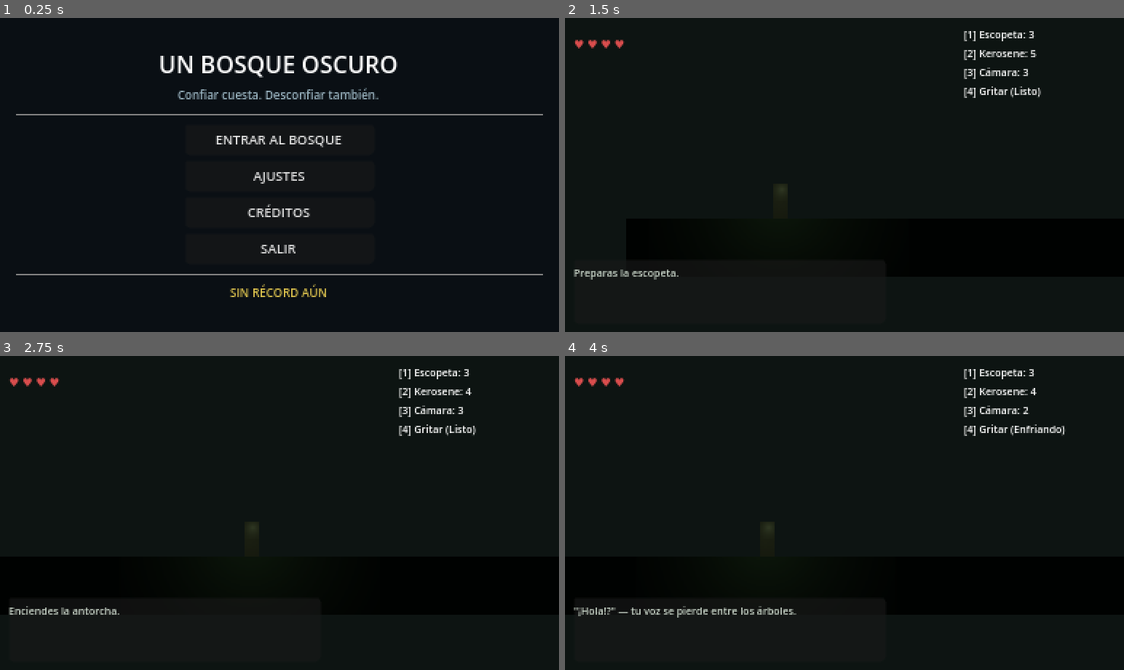
Above: before the commit, frames 1-4 (two rows, left to right).
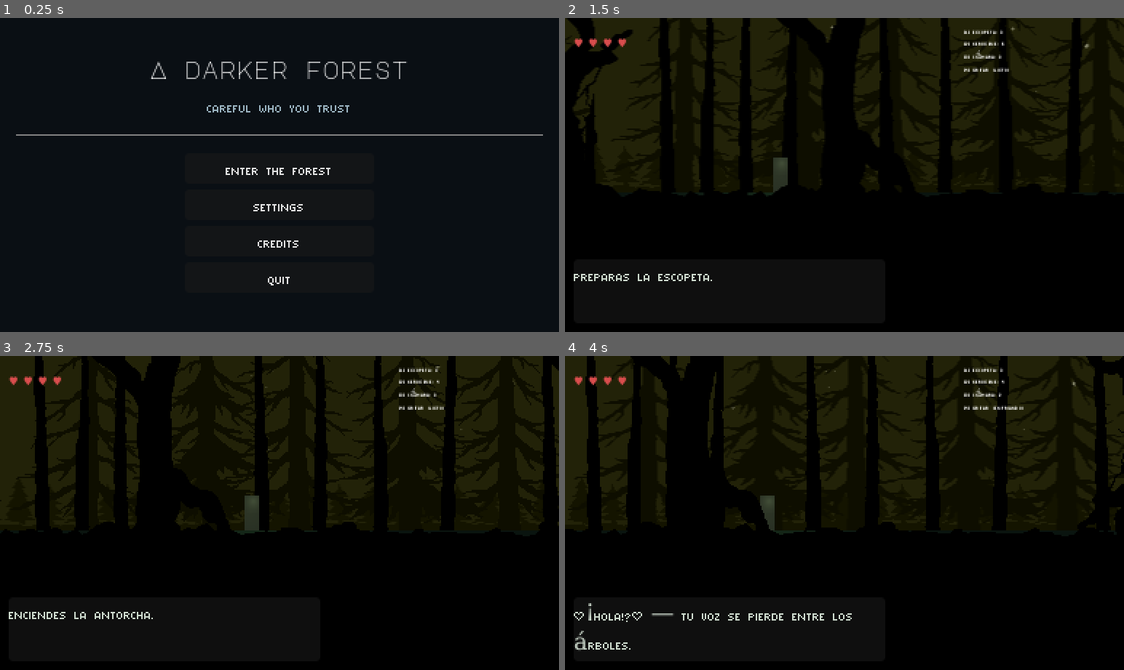
Above: after the commit, the same moments.

Repository: NeoRaptor/a-darker-forest
Game: Godot game, scene res://scenes/ui/main_menu.tscn
The game is run twice, just before and just after one commit, with the same random seed, the same clock (stepped at 60 frames per second) and the same inputs.
Inputs:
- Up to frame 1 (0.25 s): no input
- Up to frame 2 (1.5 s): click "ENTRAR AL BOSQUE" (after the commit: "enter the forest") at 0.5 s; tap Enter at 1.25 s; hold Right (ui_right) from 1.28 s (still down); tap 1 at 1.35 s
- Up to frame 3 (2.75 s): keep holding Right (ui_right); tap 2 at 2.1 s
- Up to frame 4 (4 s): release Right (ui_right) at 2.78 s; hold Left (ui_left) 2.78-3.53 s; tap 3 at 2.85 s; hold Right (ui_right) from 3.53 s (still down); tap 4 at 3.6 s

The runs differ from the first frame. In frame 1, 5.1% of the frame differs, in the area x 2-98%, y 12-89%; in frame 2, 2.1%; in frame 3, 2.0%; in frame 4, 2.7%.

Commit message:
mejoras de ui y graficos

Diff:
--- /dev/null
+++ b/assets/fonts/main_theme.tres
@@ -0,0 +1,6 @@
+[gd_resource type="Theme" load_steps=2 format=3]
+
+[ext_resource type="FontFile" path="res://assets/fonts/mago2.ttf" id="1_mago2"]
+
+[resource]
+default_font = ExtResource("1_mago2")
--- a/project.godot
+++ b/project.godot
@@ -24,6 +24,10 @@
 GameManager="*res://scripts/autoload/game_manager.gd"
 SettingsManager="*res://scripts/autoload/settings_manager.gd"
 
+[gui]
+
+theme/custom="res://assets/fonts/main_theme.tres"
+
 [display]
 
 window/size/viewport_width=384
@@ -35,8 +39,8 @@
 
 [rendering]
 
-textures/canvas_textures/default_texture_filter=0
+textures/canvas_textures/default_texture_filter=1
 renderer/rendering_method="gl_compatibility"
 renderer/rendering_method.mobile="gl_compatibility"
-2d/snap/snap_2d_transforms_to_pixel=true
-2d/snap/snap_2d_vertices_to_pixel=true
+2d/snap/snap_2d_transforms_to_pixel=false
+2d/snap/snap_2d_vertices_to_pixel=false
--- a/scenes/game/level_1.tscn
+++ b/scenes/game/level_1.tscn
@@ -1,20 +1,19 @@
 [gd_scene format=3 uid="uid://ynen1r3wdt2x"]
 
 [ext_resource type="Script" uid="uid://yo5o7mptt1eh" path="res://scripts/game/level_1.gd" id="1_level_1"]
-[ext_resource type="PackedScene" path="res://scenes/game/parallax_background.tscn" id="2_parallax"]
+[ext_resource type="PackedScene" uid="uid://bwysjv7vygmp" path="res://scenes/game/parallax_background.tscn" id="2_parallax"]
 [ext_resource type="PackedScene" path="res://scenes/game/player.tscn" id="3_player"]
+[ext_resource type="FontFile" uid="uid://bphbnuwhri1vg" path="res://assets/fonts/mago2.ttf" id="4_76t5s"]
 [ext_resource type="PackedScene" path="res://scenes/ui/pause_menu.tscn" id="4_pause_menu"]
 
 [sub_resource type="RectangleShape2D" id="RectangleShape2D_ground"]
-size = Vector2(2500, 40)
+size = Vector2(2780, 40)
 
 [node name="Level1" type="Node2D" unique_id=1327072676]
 script = ExtResource("1_level_1")
+ground_surface_y = 162.0
 
 [node name="ParallaxBackground" parent="." unique_id=1430417536 instance=ExtResource("2_parallax")]
-
-[node name="CanvasModulate" type="CanvasModulate" parent="." unique_id=1501217112]
-color = Color(0.06, 0.1, 0.08, 1)
 
 [node name="Environment" type="Node2D" parent="." unique_id=82380979]
 
@@ -22,10 +21,11 @@
 position = Vector2(1200, 200)
 
 [node name="CollisionShape2D" type="CollisionShape2D" parent="Environment/ForestPath" unique_id=340608468]
+position = Vector2(-140, 0)
 shape = SubResource("RectangleShape2D_ground")
 
 [node name="GroundColor" type="ColorRect" parent="Environment/ForestPath" unique_id=684029315]
-offset_left = -1250.0
+offset_left = -1529.0
 offset_top = -20.0
 offset_right = 1250.0
 offset_bottom = 20.0
@@ -35,6 +35,7 @@
 position = Vector2(40, 180)
 
 [node name="HUD" type="CanvasLayer" parent="." unique_id=1405003298]
+layer = 10
 
 [node name="TopLeftUI" type="MarginContainer" parent="HUD" unique_id=1798032442]
 offset_right = 120.0
@@ -70,7 +71,8 @@
 custom_minimum_size = Vector2(200, 36)
 layout_mode = 2
 theme_override_colors/font_color = Color(0.8, 0.85, 0.8, 1)
-theme_override_font_sizes/font_size = 7
+theme_override_fonts/font = ExtResource("4_76t5s")
+theme_override_font_sizes/font_size = 16
 text = "Avanzas por el bosque en penumbras. Escuchas el crujido de hojas distantes..."
 autowrap_mode = 2
 
--- a/scenes/game/parallax_background.tscn
+++ b/scenes/game/parallax_background.tscn
@@ -1,9 +1,11 @@
-[gd_scene load_steps=2 format=3 uid="uid://parallax_bg_01"]
+[gd_scene load_steps=5 format=3 uid="uid://bwysjv7vygmp"]
 
-[sub_resource type="StyleBoxFlat" id="StyleBoxFlat_sky"]
-bg_color = Color(0.04, 0.07, 0.06, 1)
+[ext_resource type="Texture2D" uid="uid://eihctx4eflbj" path="res://assets/parallax/adrkf_bg_1.png" id="1_376vt"]
+[ext_resource type="Texture2D" uid="uid://0prgktmkfpa6" path="res://assets/parallax/adrkf_bg_2.png" id="2_a6rkr"]
+[ext_resource type="Texture2D" uid="uid://blhcabc5gm3c2" path="res://assets/parallax/adrkf_bg_3.png" id="3_y1mjo"]
+[ext_resource type="Texture2D" uid="uid://dyavluldfkcrm" path="res://assets/parallax/adrkf_bg_4.png" id="4_fay3q"]
 
-[node name="ParallaxBackground" type="ParallaxBackground"]
+[node name="ParallaxBackground" type="Node2D"]
 
 [node name="SkyBackground" type="CanvasLayer" parent="."]
 layer = -100
@@ -16,43 +18,40 @@
 grow_vertical = 2
 color = Color(0.05, 0.08, 0.07, 1)
 
-[node name="Layer1_Far" type="ParallaxLayer" parent="."]
+[node name="Background" type="ParallaxBackground" parent="."]
+layer = -1
+
+[node name="Layer1_Far" type="ParallaxLayer" parent="Background"]
 motion_scale = Vector2(0.1, 0)
-motion_mirroring = Vector2(384, 0)
+motion_mirroring = Vector2(1152, 0)
 
-[node name="TreesFar" type="ColorRect" parent="Layer1_Far"]
-offset_top = 40.0
-offset_right = 384.0
-offset_bottom = 216.0
-color = Color(0.08, 0.13, 0.1, 0.8)
+[node name="TreesFar" type="Sprite2D" parent="Background/Layer1_Far"]
+texture = ExtResource("1_376vt")
+centered = false
 
-[node name="Layer2_MidFar" type="ParallaxLayer" parent="."]
+[node name="Layer2_MidFar" type="ParallaxLayer" parent="Background"]
 motion_scale = Vector2(0.3, 0)
-motion_mirroring = Vector2(384, 0)
+motion_mirroring = Vector2(1152, 0)
 
-[node name="TreesMidFar" type="ColorRect" parent="Layer2_MidFar"]
-offset_top = 80.0
-offset_right = 384.0
-offset_bottom = 216.0
-color = Color(0.07, 0.16, 0.12, 0.9)
+[node name="TreesMidFar" type="Sprite2D" parent="Background/Layer2_MidFar"]
+texture = ExtResource("2_a6rkr")
+centered = false
 
-[node name="Layer3_MidNear" type="ParallaxLayer" parent="."]
+[node name="Layer3_MidNear" type="ParallaxLayer" parent="Background"]
 motion_scale = Vector2(0.6, 0)
-motion_mirroring = Vector2(384, 0)
+motion_mirroring = Vector2(1152, 0)
 
-[node name="TreesMidNear" type="ColorRect" parent="Layer3_MidNear"]
-offset_top = 130.0
-offset_right = 384.0
-offset_bottom = 216.0
-color = Color(0.05, 0.14, 0.09, 1)
+[node name="TreesMidNear" type="Sprite2D" parent="Background/Layer3_MidNear"]
+texture = ExtResource("3_y1mjo")
+centered = false
 
-[node name="Layer4_Foreground" type="ParallaxLayer" parent="."]
-layer = 10
+[node name="Foreground" type="ParallaxBackground" parent="."]
+layer = 1
+
+[node name="Layer4_Foreground" type="ParallaxLayer" parent="Foreground"]
 motion_scale = Vector2(1.2, 0)
-motion_mirroring = Vector2(384, 0)
+motion_mirroring = Vector2(1152, 0)
 
-[node name="Fog" type="ColorRect" parent="Layer4_Foreground"]
-offset_top = 180.0
-offset_right = 384.0
-offset_bottom = 216.0
-color = Color(0.03, 0.09, 0.06, 0.35)
+[node name="TreesForeground" type="Sprite2D" parent="Foreground/Layer4_Foreground"]
+texture = ExtResource("4_fay3q")
+centered = false
--- a/scenes/game/player.tscn
+++ b/scenes/game/player.tscn
@@ -55,7 +55,7 @@
 [node name="Camera2D" type="Camera2D" parent="."]
 unique_name_in_owner = true
 position = Vector2(60, -30)
-process_callback = 0
+process_callback = 1
 position_smoothing_enabled = true
 position_smoothing_speed = 6.0
 drag_horizontal_enabled = true
--- a/scenes/ui/credits_menu.tscn
+++ b/scenes/ui/credits_menu.tscn
@@ -1,6 +1,7 @@
-[gd_scene load_steps=2 format=3 uid="uid://credits_menu_scene_01"]
+[gd_scene load_steps=3 format=3 uid="uid://credits_menu_scene_01"]
 
 [ext_resource type="Script" path="res://scripts/ui/credits_menu.gd" id="1_credits_menu"]
+[ext_resource type="FontFile" path="res://assets/fonts/BitcountGridSingle_Roman-Light.ttf" id="2_bitcount"]
 
 [node name="CreditsMenu" type="Control"]
 layout_mode = 3
@@ -49,6 +50,7 @@
 [node name="CreditsText" type="Label" parent="MarginContainer/VBoxContainer"]
 layout_mode = 2
 theme_override_colors/font_color = Color(0.8, 0.85, 0.9, 1)
+theme_override_fonts/font = ExtResource("2_bitcount")
 theme_override_font_sizes/font_size = 8
 text = "UN BOSQUE OSCURO
 
--- a/scenes/ui/main_menu.tscn
+++ b/scenes/ui/main_menu.tscn
@@ -1,8 +1,10 @@
-[gd_scene load_steps=2 format=3 uid="uid://main_menu_scene_01"]
+[gd_scene format=3 uid="uid://btyfqd2lhtn5t"]
 
-[ext_resource type="Script" path="res://scripts/ui/main_menu.gd" id="1_main_menu"]
+[ext_resource type="Script" uid="uid://dmgf1d3knrm3v" path="res://scripts/ui/main_menu.gd" id="1_main_menu"]
+[ext_resource type="FontFile" uid="uid://dvh35nyfc4q0n" path="res://assets/fonts/MajorMonoDisplay-Regular.ttf" id="2_m1kxf"]
+[ext_resource type="FontFile" uid="uid://bphbnuwhri1vg" path="res://assets/fonts/mago2.ttf" id="4_uhagc"]
 
-[node name="MainMenu" type="Control"]
+[node name="MainMenu" type="Control" unique_id=141187808]
 layout_mode = 3
 anchors_preset = 15
 anchor_right = 1.0
@@ -11,7 +13,7 @@
 grow_vertical = 2
 script = ExtResource("1_main_menu")
 
-[node name="Background" type="ColorRect" parent="."]
+[node name="Background" type="ColorRect" parent="." unique_id=673328662]
 layout_mode = 1
 anchors_preset = 15
 anchor_right = 1.0
@@ -20,7 +22,7 @@
 grow_vertical = 2
 color = Color(0.04, 0.06, 0.08, 1)
 
-[node name="MarginContainer" type="MarginContainer" parent="."]
+[node name="MarginContainer" type="MarginContainer" parent="." unique_id=1849141252]
 layout_mode = 1
 anchors_preset = 15
 anchor_right = 1.0
@@ -32,67 +34,76 @@
 theme_override_constants/margin_right = 12
 theme_override_constants/margin_bottom = 10
 
-[node name="VBoxContainer" type="VBoxContainer" parent="MarginContainer"]
+[node name="VBoxContainer" type="VBoxContainer" parent="MarginContainer" unique_id=1497787995]
 layout_mode = 2
+theme_override_constants/separation = 10
 alignment = 1
 
-[node name="TitleLabel" type="Label" parent="MarginContainer/VBoxContainer"]
+[node name="TitleLabel" type="Label" parent="MarginContainer/VBoxContainer" unique_id=309876427]
 layout_mode = 2
+theme_override_fonts/font = ExtResource("2_m1kxf")
 theme_override_font_sizes/font_size = 16
-text = "UN BOSQUE OSCURO"
+text = "A darker forest"
 horizontal_alignment = 1
 
-[node name="SubtitleLabel" type="Label" parent="MarginContainer/VBoxContainer"]
+[node name="SubtitleLabel" type="Label" parent="MarginContainer/VBoxContainer" unique_id=455281351]
 layout_mode = 2
 theme_override_colors/font_color = Color(0.6, 0.7, 0.75, 1)
-theme_override_font_sizes/font_size = 8
-text = "Confiar cuesta. Desconfiar también."
+theme_override_fonts/font = ExtResource("4_uhagc")
+theme_override_font_sizes/font_size = 16
+text = "careful who you trust"
 horizontal_alignment = 1
 
-[node name="HSeparator" type="HSeparator" parent="MarginContainer/VBoxContainer"]
+[node name="HSeparator" type="HSeparator" parent="MarginContainer/VBoxContainer" unique_id=384942103]
 custom_minimum_size = Vector2(0, 6)
 layout_mode = 2
 
-[node name="ButtonsVBox" type="VBoxContainer" parent="MarginContainer/VBoxContainer"]
+[node name="ButtonsVBox" type="VBoxContainer" parent="MarginContainer/VBoxContainer" unique_id=1947083362]
 custom_minimum_size = Vector2(130, 0)
 layout_mode = 2
 size_flags_horizontal = 4
 theme_override_constants/separation = 4
 
-[node name="PlayButton" type="Button" parent="MarginContainer/VBoxContainer/ButtonsVBox"]
+[node name="PlayButton" type="Button" parent="MarginContainer/VBoxContainer/ButtonsVBox" unique_id=1439203670]
 unique_name_in_owner = true
 custom_minimum_size = Vector2(120, 18)
 layout_mode = 2
-theme_override_font_sizes/font_size = 9
-text = "ENTRAR AL BOSQUE"
+theme_override_fonts/font = ExtResource("4_uhagc")
+theme_override_font_sizes/font_size = 16
+text = "enter the forest"
 
-[node name="SettingsButton" type="Button" parent="MarginContainer/VBoxContainer/ButtonsVBox"]
+[node name="SettingsButton" type="Button" parent="MarginContainer/VBoxContainer/ButtonsVBox" unique_id=893835893]
 unique_name_in_owner = true
 custom_minimum_size = Vector2(120, 18)
 layout_mode = 2
-theme_override_font_sizes/font_size = 9
-text = "AJUSTES"
+theme_override_fonts/font = ExtResource("4_uhagc")
+theme_override_font_sizes/font_size = 16
+text = "settings"
 
-[node name="CreditsButton" type="Button" parent="MarginContainer/VBoxContainer/ButtonsVBox"]
+[node name="CreditsButton" type="Button" parent="MarginContainer/VBoxContainer/ButtonsVBox" unique_id=1501819822]
 unique_name_in_owner = true
 custom_minimum_size = Vector2(120, 18)
 layout_mode = 2
-theme_override_font_sizes/font_size = 9
-text = "CRÉDITOS"
+theme_override_fonts/font = ExtResource("4_uhagc")
+theme_override_font_sizes/font_size = 16
+text = "credits"
 
-[node name="QuitButton" type="Button" parent="MarginContainer/VBoxContainer/ButtonsVBox"]
+[node name="QuitButton" type="Button" parent="MarginContainer/VBoxContainer/ButtonsVBox" unique_id=1111461741]
 unique_name_in_owner = true
 custom_minimum_size = Vector2(120, 18)
 layout_mode = 2
-theme_override_font_sizes/font_size = 9
-text = "SALIR"
+theme_override_fonts/font = ExtResource("4_uhagc")
+theme_override_font_sizes/font_size = 16
+text = "quit"
 
-[node name="HSeparator2" type="HSeparator" parent="MarginContainer/VBoxContainer"]
+[node name="HSeparator2" type="HSeparator" parent="MarginContainer/VBoxContainer" unique_id=1333166393]
+visible = false
 custom_minimum_size = Vector2(0, 6)
 layout_mode = 2
 
-[node name="BestTimeLabel" type="Label" parent="MarginContainer/VBoxContainer"]
+[node name="BestTimeLabel" type="Label" parent="MarginContainer/VBoxContainer" unique_id=1536454923]
 unique_name_in_owner = true
+visible = false
 layout_mode = 2
 theme_override_colors/font_color = Color(0.85, 0.75, 0.3, 1)
 theme_override_font_sizes/font_size = 8
--- a/scripts/game/level_1.gd
+++ b/scripts/game/level_1.gd
@@ -2,6 +2,14 @@
 
 # Level 1 Controller (Un Bosque Oscuro)
 # Handles parallax scrolling, GDD UI HUD updating, and input shortcuts.
+
+## Altura (Y) de la superficie del suelo. Mueve este valor y dale Play para
+## ver el resultado: la plataforma y el jugador se reposicionan juntos.
+@export var ground_surface_y: float = 180.0
+
+@onready var forest_path: StaticBody2D = $Environment/ForestPath
+@onready var ground_collision: CollisionShape2D = $Environment/ForestPath/CollisionShape2D
+@onready var player: CharacterBody2D = $Player
 
 @onready var hp_label: Label = %HPLabel
 @onready var log_label: Label = %LogLabel
@@ -12,6 +20,7 @@
 @onready var pause_menu: Control = %PauseMenu
 
 func _ready() -> void:
+	_apply_ground_surface_y()
 	GameManager.hp_changed.connect(_update_hud_display)
 	GameManager.resources_changed.connect(_update_hud_display)
 	GameManager.log_message_posted.connect(update_log_text)
@@ -36,6 +45,12 @@
 func _report_resource_use(success: bool, success_text: String, fail_text: String) -> void:
 	update_log_text(success_text if success else fail_text)
 
+func _apply_ground_surface_y() -> void:
+	var shape := ground_collision.shape as RectangleShape2D
+	var half_height := shape.size.y / 2.0
+	forest_path.position.y = ground_surface_y + half_height
+	player.position.y = ground_surface_y
+
 func _update_hud_display(_arg = null) -> void:
 	# Update HP Hearts
 	var hearts = ""
Binary file added: assets/fonts/BitcountGridSingle_Roman-Light.ttf
Not shown, added: assets/fonts/BitcountGridSingle_Roman-Light.ttf.import
Binary file added: assets/fonts/CoralPixels-Regular.ttf
Not shown, added: assets/fonts/CoralPixels-Regular.ttf.import
Binary file added: assets/fonts/MajorMonoDisplay-Regular.ttf
Not shown, added: assets/fonts/MajorMonoDisplay-Regular.ttf.import
Binary file added: assets/fonts/m5x7.ttf
Not shown, added: assets/fonts/m5x7.ttf.import
Binary file added: assets/fonts/mago2.ttf
Not shown, added: assets/fonts/mago2.ttf.import
Binary file added: assets/parallax/adrkf_bg_1.png
Not shown, added: assets/parallax/adrkf_bg_1.png.import
(and 9 more such lines)
